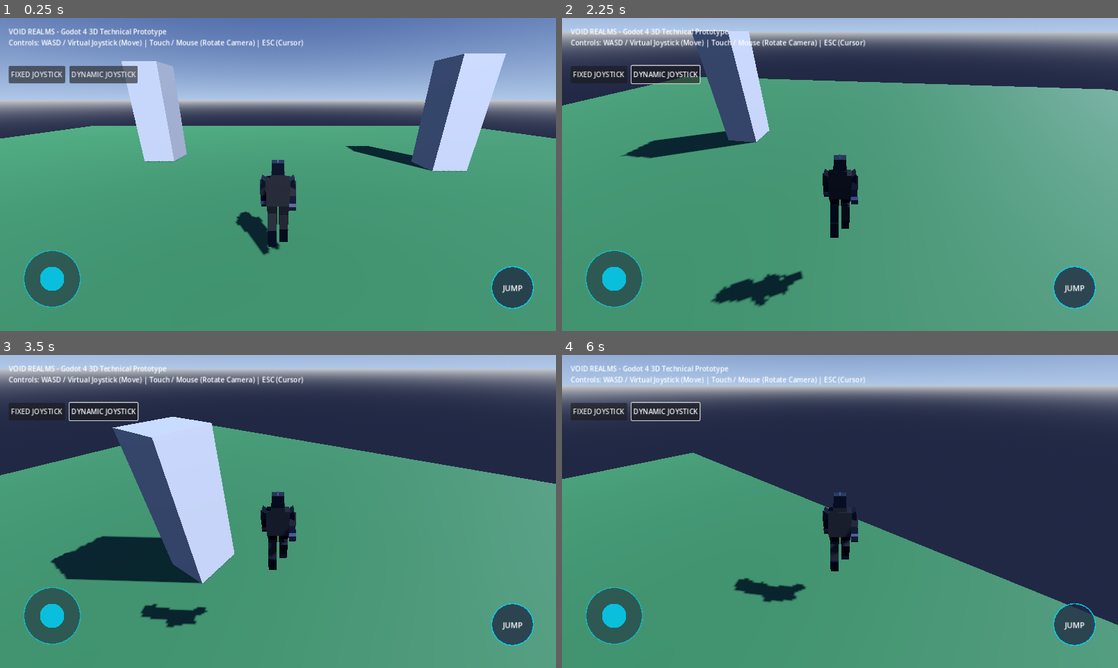
Above: before the commit, frames 1-4 (two rows, left to right).
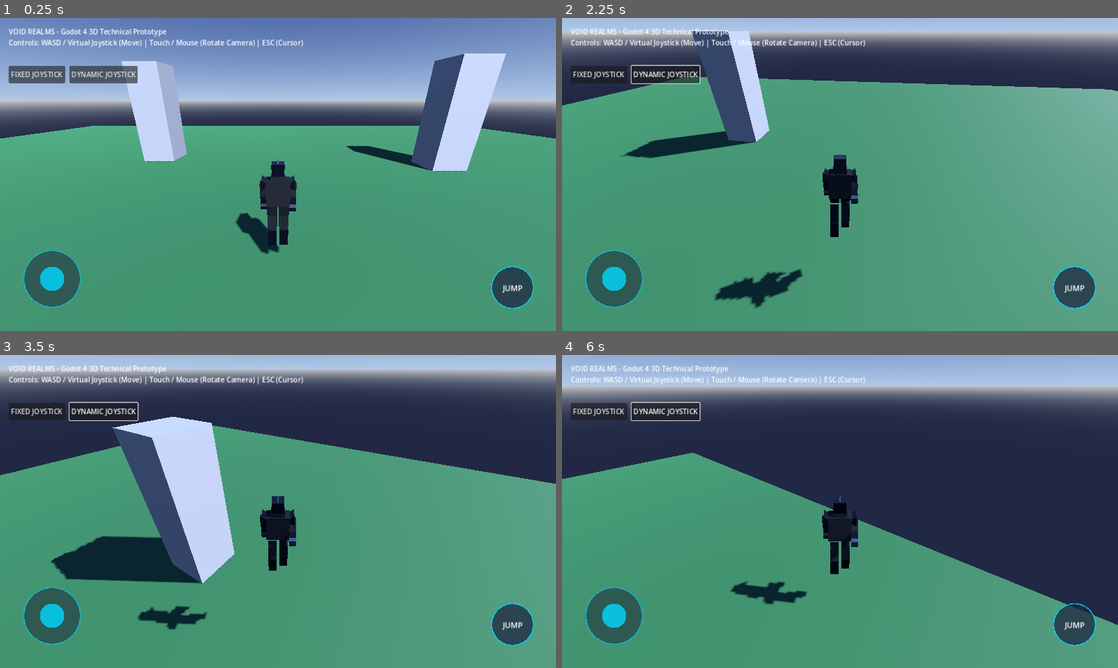
Above: after the commit, the same moments.

Repository: salihakilicer6-prog/Void-realms
Game: Godot game, scene res://scenes/Main3D.tscn
The game is run twice, just before and just after one commit, with the same random seed, the same clock (stepped at 60 frames per second) and the same inputs.
Inputs (mouse positions are in pixels of both pictures, inside the frame that each line leads up to):
- Up to frame 1 (0.25 s): no input
- Up to frame 2 (2.25 s): click "FIXED JOYSTICK" at 0.5 s; click "DYNAMIC JOYSTICK" at 1.25 s; tap Enter (ui_accept) at 2 s; move the mouse to (867, 174) at 2.02 s; hold W (move_forward) from 2.03 s (still down); tap Space (jump) at 2.1 s; click (867, 174) at 2.17 s
- Up to frame 3 (3.5 s): keep holding W (move_forward); tap Space (jump) at 2.27, 2.57, 2.85, 3.02, 3.32 s; move the mouse to (250, 511) at 2.77 s
- Up to frame 4 (6 s): keep holding W (move_forward); move the mouse to (851, 505) at 3.52 s; tap Space (jump) at 3.6, 4.35, 4.52, 4.82, 5.1, 5.27, 5.57, 5.85 s; move the mouse to (834, 517) at 4.27 s; click (834, 517) at 4.42 s; move the mouse to (878, 514) at 5.02 s; move the mouse to (795, 508) at 5.77 s

The runs differ from the first frame. In frame 1, 0.2% of the frame differs, in the area x 42-54%, y 44-76%; in frame 2, 0.4%; in frame 3, 0.7%; in frame 4, 0.8%, in the area x 30-54%, y 43-80%.

Commit message:
feat(godot): implement procedural animation state system for Shadow Warrior
- Inspect ShadowWarriorModel.gd, Player3DController.gd, and Main3D.tscn to confirm model is procedural without Skeleton3D
- Implement clean AnimState enum (IDLE, WALK, RUN, JUMP, FALL) in ShadowWarriorModel.gd
- Add vertical velocity and grounded state tracking for seamless jump ascent, fall descent, and landing recovery
- Preserve dark armor, closed helmet, green visor glow, mobile virtual joystick, camera, collisions, and networking

Co-authored-by: salihakilicer6-prog <240379350+salihakilicer6-prog@users.noreply.github.com>

Diff:
--- a/godot_client/scripts/character/ShadowWarriorModel.gd
+++ b/godot_client/scripts/character/ShadowWarriorModel.gd
@@ -5,6 +5,15 @@
 
 extends Node3D
 class_name ShadowWarriorModel
+
+# Procedural Animation States
+enum AnimState {
+	IDLE,
+	WALK,
+	RUN,
+	JUMP,
+	FALL
+}
 
 # Node references initialized in _build_character_mesh()
 var body_pivot: Node3D
@@ -29,6 +38,8 @@
 
 # Animation State Variables
 var anim_time: float = 0.0
+var state_time: float = 0.0
+var current_state: AnimState = AnimState.IDLE
 var parent_character: CharacterBody3D
 
 func _ready() -> void:
@@ -36,8 +47,18 @@
 	_build_character_mesh()
 	parent_character = get_parent() as CharacterBody3D
 
+func get_current_state_name() -> String:
+	match current_state:
+		AnimState.IDLE: return "IDLE"
+		AnimState.WALK: return "WALK"
+		AnimState.RUN: return "RUN"
+		AnimState.JUMP: return "JUMP"
+		AnimState.FALL: return "FALL"
+		_: return "UNKNOWN"
+
 func _process(delta: float) -> void:
 	anim_time += delta
+	state_time += delta
 	_update_procedural_animations(delta)
 
 func _create_materials() -> void:
@@ -332,7 +353,7 @@
 	shin_plate_r.set_surface_override_material(0, mat_silver)
 	right_shin_pivot.add_child(shin_plate_r)
 
-func _update_procedural_animations(_delta: float) -> void:
+func _update_procedural_animations(delta: float) -> void:
 	if not parent_character:
 		parent_character = get_parent() as CharacterBody3D
 		if not parent_character:
@@ -342,73 +363,163 @@
 	var horiz_speed = Vector2(vel.x, vel.z).length()
 	var is_floor = parent_character.is_on_floor()
 
+	# Determine target state based on movement & grounded status
+	var target_state: AnimState
 	if not is_floor:
-		# --- JUMP / AIRBORNE ANIMATION ---
-		var jump_t = clamp(vel.y / 8.0, -1.0, 1.0)
-		body_pivot.rotation_degrees.x = lerp(body_pivot.rotation_degrees.x, -10.0, 0.15)
-		torso.position.y = lerp(torso.position.y, 0.98, 0.15)
-
-		left_leg_pivot.rotation_degrees.x = lerp(left_leg_pivot.rotation_degrees.x, -25.0 - jump_t * 15.0, 0.2)
-		left_shin_pivot.rotation_degrees.x = lerp(left_shin_pivot.rotation_degrees.x, 35.0, 0.2)
-
-		right_leg_pivot.rotation_degrees.x = lerp(right_leg_pivot.rotation_degrees.x, 15.0 - jump_t * 10.0, 0.2)
-		right_shin_pivot.rotation_degrees.x = lerp(right_shin_pivot.rotation_degrees.x, 20.0, 0.2)
-
-		left_arm_pivot.rotation_degrees.x = lerp(left_arm_pivot.rotation_degrees.x, 30.0, 0.2)
-		right_arm_pivot.rotation_degrees.x = lerp(right_arm_pivot.rotation_degrees.x, -30.0, 0.2)
-
-		# Coat tails flare outward in wind
-		coat_tail_left.rotation_degrees.x = lerp(coat_tail_left.rotation_degrees.x, 45.0, 0.2)
-		coat_tail_right.rotation_degrees.x = lerp(coat_tail_right.rotation_degrees.x, 45.0, 0.2)
-
-	elif horiz_speed > 0.1:
-		# --- WALK & RUN ANIMATIONS ---
-		var is_running = horiz_speed > 4.5
-		var stride_freq = 12.0 if is_running else 8.0
-		var max_leg_deg = 42.0 if is_running else 26.0
-		var max_arm_deg = 35.0 if is_running else 20.0
-		var lean_deg = -12.0 if is_running else -4.0
-
-		var cycle = sin(anim_time * stride_freq)
-		var cycle_cos = cos(anim_time * stride_freq)
-
-		body_pivot.rotation_degrees.x = lerp(body_pivot.rotation_degrees.x, lean_deg, 0.15)
-		torso.position.y = 0.95 + abs(cycle_cos) * (0.05 if is_running else 0.02)
-
-		# Leg strides
-		left_leg_pivot.rotation_degrees.x = cycle * max_leg_deg
-		right_leg_pivot.rotation_degrees.x = -cycle * max_leg_deg
-
-		left_shin_pivot.rotation_degrees.x = max(0.0, -cycle * 25.0)
-		right_shin_pivot.rotation_degrees.x = max(0.0, cycle * 25.0)
-
-		# Opposite Arm swings
-		left_arm_pivot.rotation_degrees.x = -cycle * max_arm_deg
-		right_arm_pivot.rotation_degrees.x = cycle * max_arm_deg
-
-		left_forearm_pivot.rotation_degrees.x = -15.0 if is_running else -5.0
-		right_forearm_pivot.rotation_degrees.x = -15.0 if is_running else -5.0
-
-		# Coat tails flowing behind in movement
-		var tail_sway = 25.0 + abs(cycle) * (20.0 if is_running else 10.0)
-		coat_tail_left.rotation_degrees.x = tail_sway
-		coat_tail_right.rotation_degrees.x = tail_sway
-
+		if vel.y > 0.2:
+			target_state = AnimState.JUMP
+		elif vel.y < -0.2:
+			target_state = AnimState.FALL
+		else:
+			# Apex of jump transition
+			target_state = AnimState.JUMP if current_state == AnimState.JUMP else AnimState.FALL
 	else:
-		# --- IDLE ANIMATION ---
-		var breath = sin(anim_time * 2.0)
-		body_pivot.rotation_degrees.x = lerp(body_pivot.rotation_degrees.x, 0.0, 0.1)
-		torso.position.y = 0.95 + breath * 0.015
-		head_pivot.rotation_degrees.x = breath * 1.5
-
-		left_leg_pivot.rotation_degrees.x = lerp(left_leg_pivot.rotation_degrees.x, 0.0, 0.1)
-		right_leg_pivot.rotation_degrees.x = lerp(right_leg_pivot.rotation_degrees.x, 0.0, 0.1)
-		left_shin_pivot.rotation_degrees.x = lerp(left_shin_pivot.rotation_degrees.x, 0.0, 0.1)
-		right_shin_pivot.rotation_degrees.x = lerp(right_shin_pivot.rotation_degrees.x, 0.0, 0.1)
-
-		left_arm_pivot.rotation_degrees.x = lerp(left_arm_pivot.rotation_degrees.x, breath * 2.0, 0.1)
-		right_arm_pivot.rotation_degrees.x = lerp(right_arm_pivot.rotation_degrees.x, -breath * 2.0, 0.1)
-
-		# Gentle coat tail sway in breeze
-		coat_tail_left.rotation_degrees.x = lerp(coat_tail_left.rotation_degrees.x, 8.0 + breath * 3.0, 0.1)
-		coat_tail_right.rotation_degrees.x = lerp(coat_tail_right.rotation_degrees.x, 8.0 + breath * 3.0, 0.1)
+		if horiz_speed > 4.5:
+			target_state = AnimState.RUN
+		elif horiz_speed > 0.1:
+			target_state = AnimState.WALK
+		else:
+			target_state = AnimState.IDLE
+
+	if target_state != current_state:
+		current_state = target_state
+		state_time = 0.0
+
+	# Smoothing factor for lerp transitions
+	var blend_speed: float = clamp(delta * 12.0, 0.05, 1.0)
+
+	# Target transform variables
+	var target_body_pitch: float = 0.0
+	var target_torso_y: float = 0.95
+	var target_head_pitch: float = 0.0
+
+	var target_l_leg_x: float = 0.0
+	var target_r_leg_x: float = 0.0
+	var target_l_shin_x: float = 0.0
+	var target_r_shin_x: float = 0.0
+
+	var target_l_arm_x: float = 0.0
+	var target_r_arm_x: float = 0.0
+	var target_l_forearm_x: float = 0.0
+	var target_r_forearm_x: float = 0.0
+
+	var target_coat_tail_l_x: float = 8.0
+	var target_coat_tail_r_x: float = 8.0
+
+	match current_state:
+		AnimState.JUMP:
+			# --- JUMP (ASCENT) ANIMATION ---
+			var jump_t = clamp(vel.y / 8.0, 0.0, 1.0)
+			target_body_pitch = -8.0 - jump_t * 4.0
+			target_torso_y = 0.98
+
+			# Legs tuck upward for jump impulse
+			target_l_leg_x = -30.0 - jump_t * 10.0
+			target_l_shin_x = 45.0
+			target_r_leg_x = 15.0 - jump_t * 10.0
+			target_r_shin_x = 30.0
+
+			# Arms extend dynamically for power and balance
+			target_l_arm_x = 35.0
+			target_r_arm_x = -35.0
+			target_l_forearm_x = -20.0
+			target_r_forearm_x = -20.0
+
+			# Coat tails flare outward with upward push
+			target_coat_tail_l_x = 40.0 + jump_t * 15.0
+			target_coat_tail_r_x = 40.0 + jump_t * 15.0
+
+		AnimState.FALL:
+			# --- FALL (DESCENT) ANIMATION ---
+			var fall_t = clamp(-vel.y / 12.0, 0.0, 1.0)
+			target_body_pitch = -4.0
+			target_torso_y = 0.93
+			target_head_pitch = 4.0
+
+			# Legs extend downward in preparation for landing
+			target_l_leg_x = -10.0
+			target_l_shin_x = 15.0
+			target_r_leg_x = 5.0
+			target_r_shin_x = 10.0
+
+			# Arms spread out slightly for air control
+			target_l_arm_x = 25.0
+			target_r_arm_x = -25.0
+			target_l_forearm_x = -25.0
+			target_r_forearm_x = -25.0
+
+			# Updraft causes coat tails to flutter high behind character
+			target_coat_tail_l_x = 55.0 + fall_t * 20.0
+			target_coat_tail_r_x = 55.0 + fall_t * 20.0
+
+		AnimState.RUN, AnimState.WALK:
+			# --- WALK & RUN ANIMATIONS ---
+			var is_running = (current_state == AnimState.RUN)
+			var stride_freq = 12.0 if is_running else 8.0
+			var max_leg_deg = 42.0 if is_running else 26.0
+			var max_arm_deg = 35.0 if is_running else 20.0
+			var lean_deg = -12.0 if is_running else -4.0
+
+			var cycle = sin(anim_time * stride_freq)
+			var cycle_cos = cos(anim_time * stride_freq)
+
+			target_body_pitch = lean_deg
+			target_torso_y = 0.95 + abs(cycle_cos) * (0.05 if is_running else 0.02)
+			target_head_pitch = -2.0 if is_running else 0.0
+
+			# Leg strides
+			target_l_leg_x = cycle * max_leg_deg
+			target_r_leg_x = -cycle * max_leg_deg
+
+			target_l_shin_x = max(0.0, -cycle * (35.0 if is_running else 25.0))
+			target_r_shin_x = max(0.0, cycle * (35.0 if is_running else 25.0))
+
+			# Opposite Arm swings
+			target_l_arm_x = -cycle * max_arm_deg
+			target_r_arm_x = cycle * max_arm_deg
+
+			target_l_forearm_x = -15.0 if is_running else -5.0
+			target_r_forearm_x = -15.0 if is_running else -5.0
+
+			# Coat tails flowing behind in movement
+			var tail_sway = (35.0 if is_running else 25.0) + abs(cycle) * (20.0 if is_running else 10.0)
+			target_coat_tail_l_x = tail_sway
+			target_coat_tail_r_x = tail_sway
+
+		AnimState.IDLE:
+			# --- IDLE ANIMATION ---
+			var breath = sin(anim_time * 2.0)
+			target_body_pitch = 0.0
+			target_torso_y = 0.95 + breath * 0.015
+			target_head_pitch = breath * 1.5
+
+			target_l_leg_x = 0.0
+			target_r_leg_x = 0.0
+			target_l_shin_x = 0.0
+			target_r_shin_x = 0.0
+
+			target_l_arm_x = breath * 2.0
+			target_r_arm_x = -breath * 2.0
+			target_l_forearm_x = 0.0
+			target_r_forearm_x = 0.0
+
+			target_coat_tail_l_x = 8.0 + breath * 3.0
+			target_coat_tail_r_x = 8.0 + breath * 3.0
+
+	# --- APPLY SMOOTH LERP TRANSITIONS ---
+	body_pivot.rotation_degrees.x = lerp(body_pivot.rotation_degrees.x, target_body_pitch, blend_speed)
+	torso.position.y = lerp(torso.position.y, target_torso_y, blend_speed)
+	head_pivot.rotation_degrees.x = lerp(head_pivot.rotation_degrees.x, target_head_pitch, blend_speed)
+
+	left_leg_pivot.rotation_degrees.x = lerp(left_leg_pivot.rotation_degrees.x, target_l_leg_x, blend_speed)
+	right_leg_pivot.rotation_degrees.x = lerp(right_leg_pivot.rotation_degrees.x, target_r_leg_x, blend_speed)
+	left_shin_pivot.rotation_degrees.x = lerp(left_shin_pivot.rotation_degrees.x, target_l_shin_x, blend_speed)
+	right_shin_pivot.rotation_degrees.x = lerp(right_shin_pivot.rotation_degrees.x, target_r_shin_x, blend_speed)
+
+	left_arm_pivot.rotation_degrees.x = lerp(left_arm_pivot.rotation_degrees.x, target_l_arm_x, blend_speed)
+	right_arm_pivot.rotation_degrees.x = lerp(right_arm_pivot.rotation_degrees.x, target_r_arm_x, blend_speed)
+	left_forearm_pivot.rotation_degrees.x = lerp(left_forearm_pivot.rotation_degrees.x, target_l_forearm_x, blend_speed)
+	right_forearm_pivot.rotation_degrees.x = lerp(right_forearm_pivot.rotation_degrees.x, target_r_forearm_x, blend_speed)
+
+	coat_tail_left.rotation_degrees.x = lerp(coat_tail_left.rotation_degrees.x, target_coat_tail_l_x, blend_speed)
+	coat_tail_right.rotation_degrees.x = lerp(coat_tail_right.rotation_degrees.x, target_coat_tail_r_x, blend_speed)
